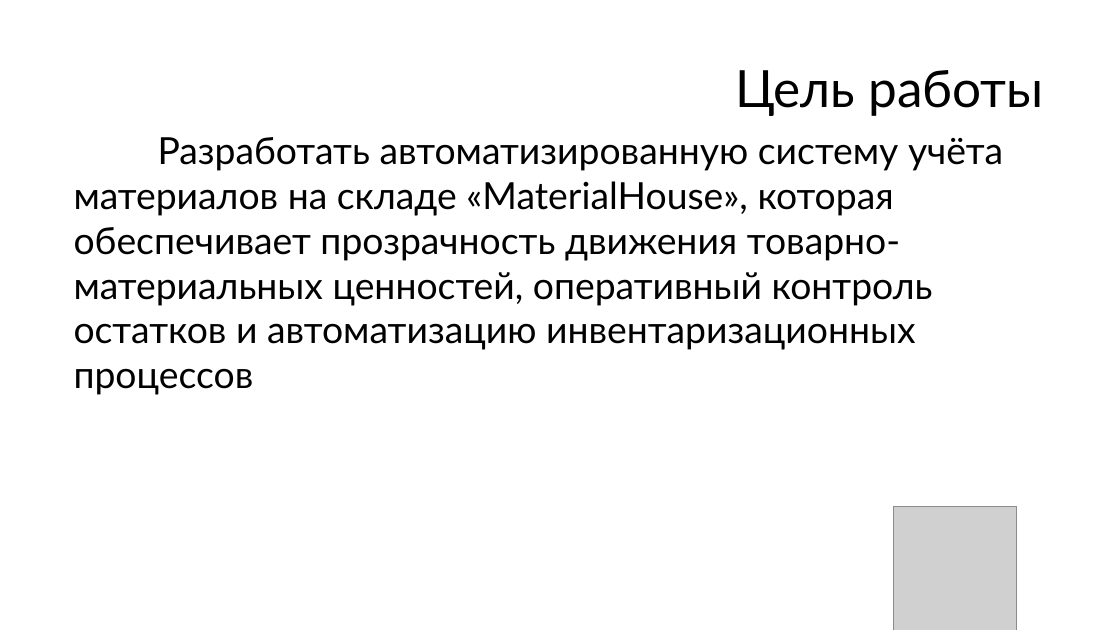
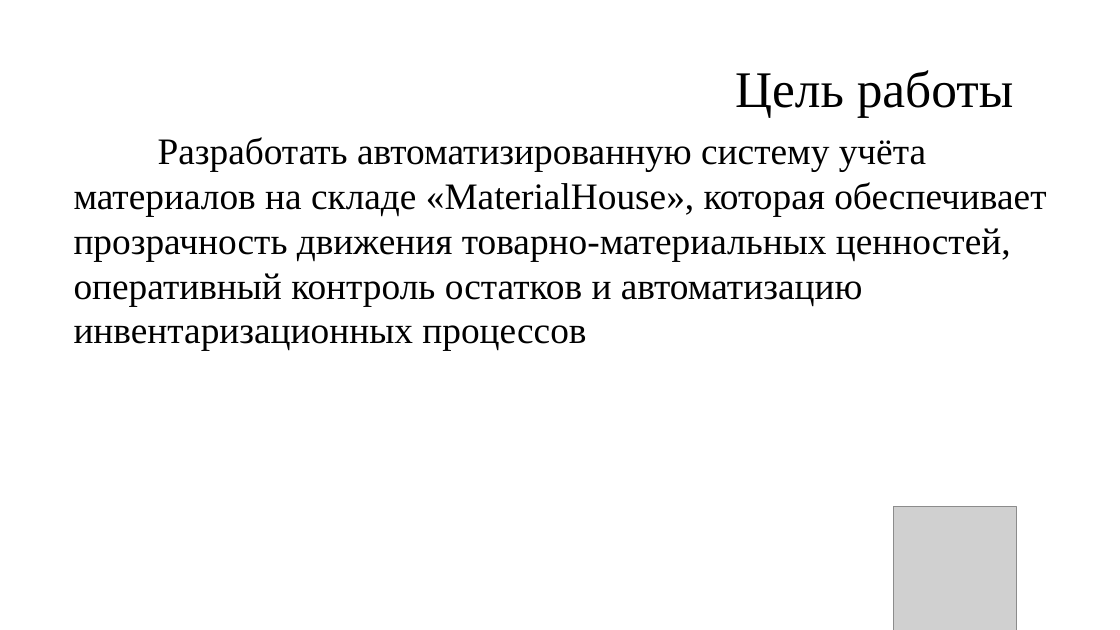
Before and after one commit to Danildanil228/diplomfiles, a slide deck: slide 2 of Презентация.pptx. Drawn at 1120x630 pixels with LibreOffice and Linux fonts; fonts in the diff are those of the drawing; grey boxes stand for pictures; background and template pictures are left out. Boxes give left, top, right and bottom in pixels: in the first picture for what was removed or moved away, otherwise in the second. Text is boxed around its words. In the diff, an @@ line names an element or a change of style, - is before the commit and + after.

```diff
--- a/Презентация.pptx
+++ b/Презентация.pptx
@@ text "Цель работы" at <box>735,70,1013,118</box>: font Lato to Times New Roman @@
@@ text "Разработать автоматизированную систему учёта материалов ..." at <box>74,137,1046,351</box>: font Lato to Times New Roman @@
```
Also in this commit, not shown: 12 other slides changed, 15 slides added, 12 slides removed.
